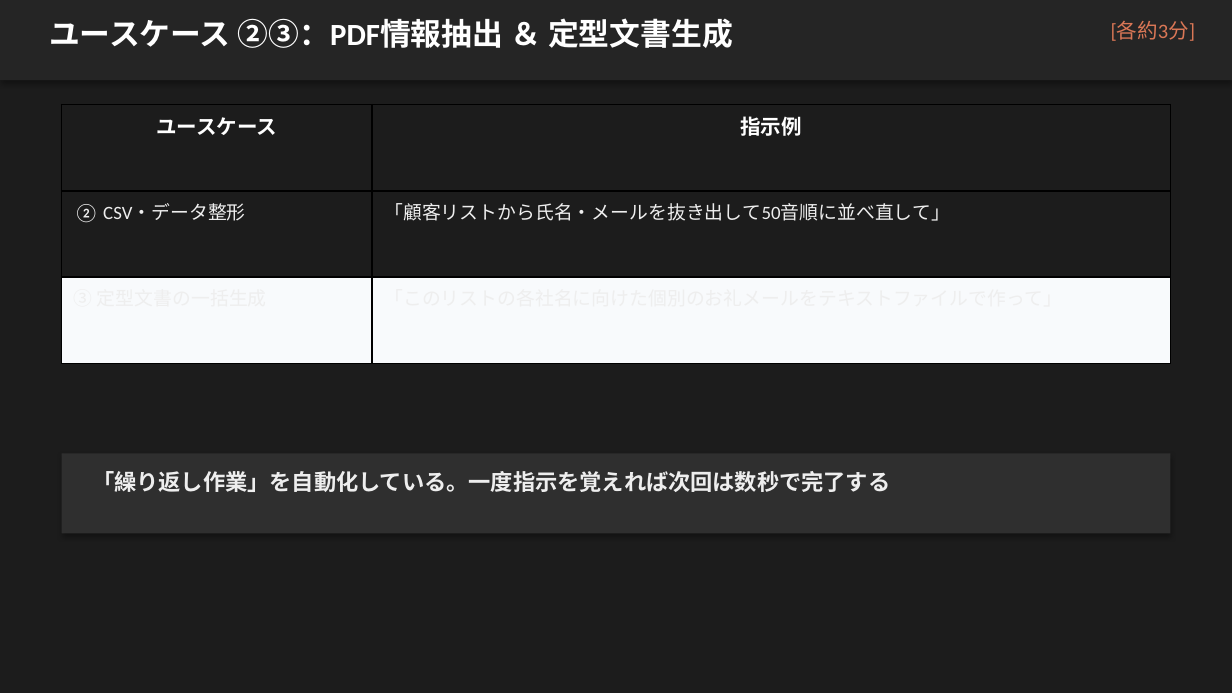
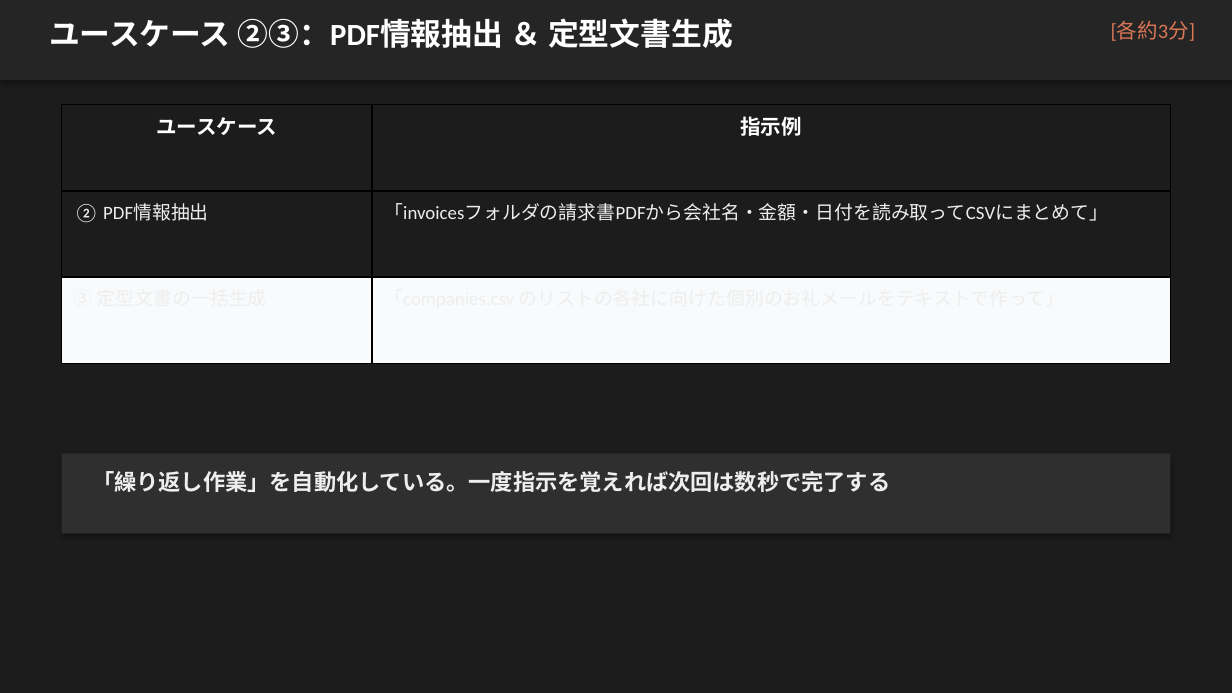
Before and after one commit to zatune-gif/kurashi-no-dodai-log, a slide deck: slide 10 of 00-01_han-ai/training-materials/course05_jissen_claude_code.pptx. Drawn at 1232x693 pixels with LibreOffice and Linux fonts; fonts in the diff are those of the drawing. Boxes give left, top, right and bottom in pixels: in the first picture for what was removed or moved away, otherwise in the second. Text is boxed around its words. In the diff, an @@ line names an element or a change of style, - is before the commit and + after.

```diff
--- a/00-01_han-ai/training-materials/course05_jissen_claude_code.pptx
+++ b/00-01_han-ai/training-materials/course05_jissen_claude_code.pptx
@@ table at (62,105,1170,363) @@
-row 2, column 1: ② CSV・データ整形
+row 2, column 1: ② PDF情報抽出
-row 2, column 2: 「顧客リストから氏名・メールを抜き出して50音順に並べ直して」
+row 2, column 2: 「invoicesフォルダの請求書PDFから会社名・金額・日付を読み取ってCSVにまとめて」
-row 3, column 2: 「このリストの各社名に向けた個別のお礼メールをテキストファイルで作って」
+row 3, column 2: 「companies.csv のリストの各社に向けた個別のお礼メールをテキストで作って」
```
Also in this commit, not shown: 5 other slides changed, 7 other files.
